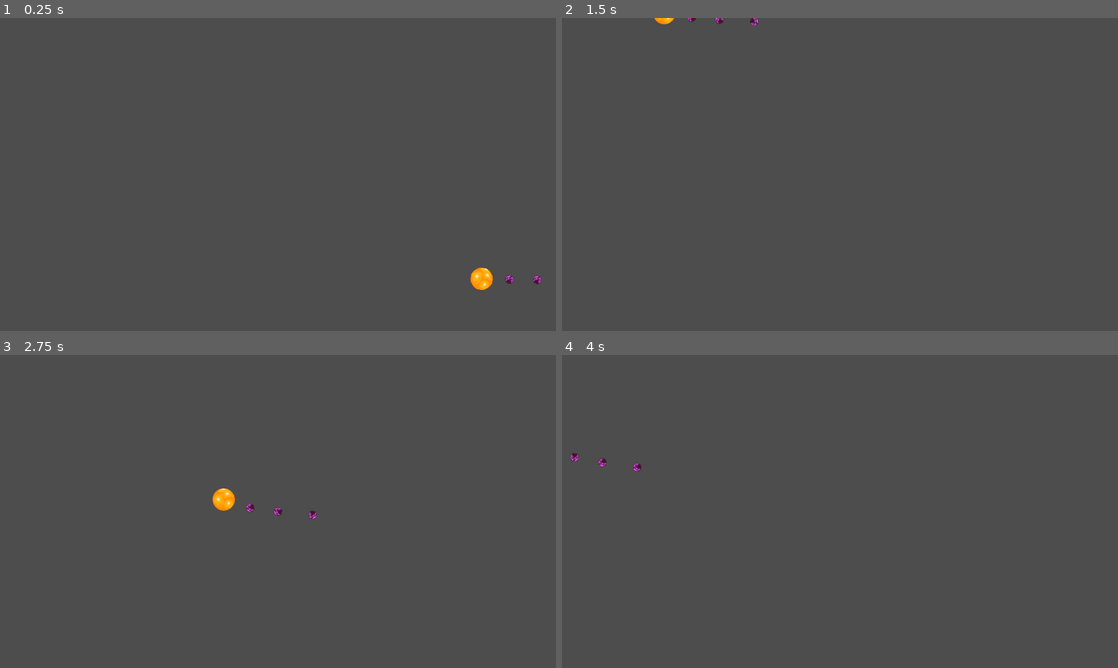
Above: before the commit, frames 1-4 (two rows, left to right).
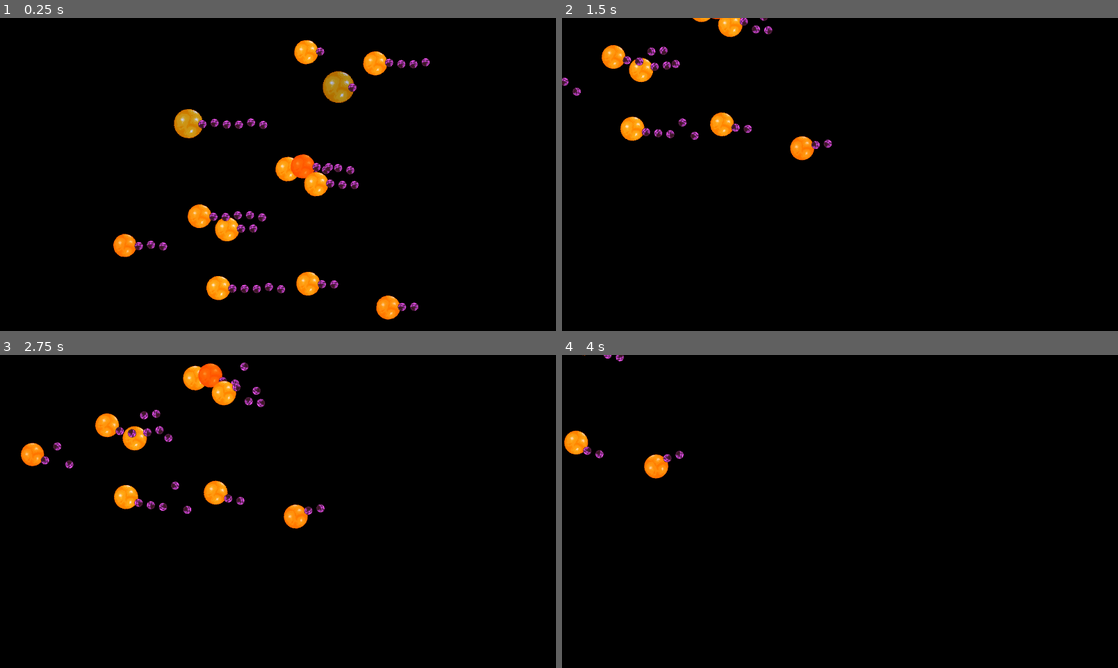
Above: after the commit, the same moments.

Repository: matthman2019/cac-space-game
Game: Godot game, scene res://entities/scenes/GAME.tscn
The game is run twice, just before and just after one commit, with the same random seed, the same clock (stepped at 60 frames per second) and the same inputs.
Inputs (mouse positions are in pixels of both pictures, inside the frame that each line leads up to):
- Up to frame 1 (0.25 s): no input
- Up to frame 2 (1.5 s): drag from (1073, 280) to (895, 105) at 0.52 s; drag from (728, 190) to (812, 237) at 1.27 s
- Up to frame 3 (2.75 s): move the mouse to (211, 389) at 2.02 s; click (211, 389) at 2.17 s
- Up to frame 4 (4 s): drag from (873, 514) to (673, 464) at 2.77 s; move the mouse to (1006, 558) at 3.52 s; click (1006, 558) at 3.67 s

The runs differ from the first frame. In frame 1, 100% of the frame differs, in the area x 0-100%, y 0-100%; in frame 2, 100%; in frame 3, 100%; in frame 4, 100%.

Commit message:
linked star generation system with current star rendering, values need adjustment

Diff:
--- a/entities/scenes/GAME.tscn
+++ b/entities/scenes/GAME.tscn
@@ -1,12 +1,9 @@
 [gd_scene format=3 uid="uid://dx3jiaxn7me3s"]
 
-[ext_resource type="PackedScene" uid="uid://b76xufvnlyj5o" path="res://entities/scenes/solarSystem.tscn" id="1_dihm6"]
 [ext_resource type="Script" uid="uid://bwhrrj44kinov" path="res://entities/scripts/camera_2d.gd" id="2_0m8qs"]
+[ext_resource type="PackedScene" uid="uid://bhaxw383vgqjt" path="res://entities/scenes/system_map.tscn" id="2_a388t"]
 
 [node name="GAME" type="Node2D" unique_id=2041336532]
-
-[node name="solarSystem" parent="." unique_id=942150147 instance=ExtResource("1_dihm6")]
-position = Vector2(586, 300)
 
 [node name="Camera2D" type="Camera2D" parent="." unique_id=1329744980]
 script = ExtResource("2_0m8qs")
@@ -27,3 +24,5 @@
 grow_vertical = 2
 mouse_filter = 2
 metadata/_edit_use_anchors_ = true
+
+[node name="SystemMap" parent="." unique_id=960484211 instance=ExtResource("2_a388t")]
--- a/entities/scripts/Planet.gd
+++ b/entities/scripts/Planet.gd
@@ -1,10 +1,12 @@
 class_name Planet
 extends Node2D
 
-var sunDistance: float
-var mass: float
-var orbitVel: float
-var firstColonizable: bool
+var MIN_SPIN_SPEED: float = 0.3
+var MAX_SPIN_SPEED: float = 1.0
+
+var planet_size: int = 0
+var planet_temperature: int = 0
+var planet_order: int = 1
 
 var star_pos: Vector2
 var orbit_size: float
@@ -12,34 +14,36 @@
 var orbitSpeed: float = 1.0
 var spinSpeed: float = 0.0
 
-var click: bool=false
+var click: bool = false
 
-func setup(s_pos: Vector2) -> void:
+func setup(s_pos: Vector2, p_data = null) -> void:
 	star_pos = s_pos
 	orbit_size = position.distance_to(star_pos)
-	orbitSpeed = (1.0 / sqrt(orbit_size / 100.0))/10
-	var direction = [-1, 1].pick_random()
-	orbitSpeed *= direction
-	spinSpeed = randf_range(0.3, 1.0) * ([-1, 1].pick_random())
+	orbitSpeed = (1.0 / sqrt(orbit_size / 100.0)) / 10.0
+	orbitSpeed *= (1 if GlobalRNG.rng.randi_range(0, 1) == 0 else -1)
+	spinSpeed = GlobalRNG.rng.randf_range(MIN_SPIN_SPEED, MAX_SPIN_SPEED)
+	spinSpeed *= (1 if GlobalRNG.rng.randi_range(0, 1) == 0 else -1)
+
+	if p_data != null:
+		planet_size = p_data.size
+		planet_temperature = p_data.temperature
+		planet_order = p_data.order
 
 func _process(delta: float) -> void:
 	angle += orbitSpeed * delta
 	position = star_pos + Vector2(cos(angle) * orbit_size, sin(angle) * orbit_size)
 	rotation += spinSpeed * delta
 
+func _ready():
+	$Area2D.connect("input_event", _on_static_body_2d_input_event)
+	$Area2D.connect("mouse_exited", _on_static_body_2d_mouse_exited)
+
 func _on_static_body_2d_input_event(viewport: Node, event: InputEvent, shape_idx: int) -> void:
-	#print("static 2d imput")
 	if event is InputEventMouseButton and not click:
 		click = true
 		var camera = get_viewport().get_camera_2d()
 		if camera != null:
 			camera.followed_planet = self
 
-func _ready():
-	$Area2D.connect("input_event", _on_static_body_2d_input_event)
-	$Area2D.connect("mouse_exited", _on_static_body_2d_mouse_exited)
-
-
 func _on_static_body_2d_mouse_exited() -> void:
-	#print("mouse exited")
 	click = false
--- a/entities/scripts/SystemGenerationFunctions.gd
+++ b/entities/scripts/SystemGenerationFunctions.gd
@@ -1,8 +1,6 @@
-## A static class to help with star generation.
 class_name StarGeneration extends Node
 
 static var vowels = ["a", "e", "i", "o", "u", "y"]
-# dipthongs can be any combination of vowels
 static var consonants = ["b", "c", "d", "f", "g", "h", "j", "k", "l", "m", "n", "p", "q", "r", "s", "t", "v", "w", "x", "z"]
 
 enum StarSize {
@@ -16,16 +14,12 @@
 }
 
 static func weighted_randint(args : Array[Array]) -> int:
-	# check that the probabilities given equal 1
 	var probabilitySum = 0.0
 	for possibilityTuple in args:
 		probabilitySum += possibilityTuple[1]
 	if abs(1 - probabilitySum) > 0.001:
 		push_error("The sum of probabilities does not equal 1!")
 
-	# the way this works is: we add the possibility[1] (the probability) to possibilitySum every iteration of the loop.
-	# if randomNumber is less than possiblitySum, we return possibility[0].
-	# otherwise, we keep going with the loop.
 	var possibilitySum = 0
 	var randomNumber = GlobalRNG.rng.randf()
 
@@ -37,53 +31,40 @@
 			continue
 	return 0
 
-static func chance_boolean(probabilityTrue:float=0.5) -> bool:
-	if randf() < probabilityTrue:
-		return true
-	else:
-		return false
-
+static func chance_boolean(probabilityTrue: float = 0.5) -> bool:
+	return GlobalRNG.rng.randf() < probabilityTrue
 
 static func generate_random_name():
 	var finalName = ''
 	var wordCount = weighted_randint([[1, 0.7], [2, 0.25], [3, 0.05]])
 
 	for wordNumber in range(wordCount):
-
 		var syllableCount = weighted_randint([[1, 0.1], [2, 0.3], [3, 0.4], [4, 0.2]])
 
 		for syllable in range(syllableCount):
-			# starting consonant
 			if chance_boolean(0.8):
-				finalName += consonants.pick_random()
+				finalName += consonants[GlobalRNG.rng.randi_range(0, consonants.size() - 1)]
 
-			# dipthong (or vowel) chance
 			if chance_boolean(0.2):
-				finalName += vowels.pick_random() + vowels.pick_random()
+				finalName += vowels[GlobalRNG.rng.randi_range(0, vowels.size() - 1)]
+				finalName += vowels[GlobalRNG.rng.randi_range(0, vowels.size() - 1)]
 			else:
-				finalName += vowels.pick_random()
+				finalName += vowels[GlobalRNG.rng.randi_range(0, vowels.size() - 1)]
 
-			# ending consonant pair
 			for i in range(weighted_randint([[0, 0.8], [1, 0.2]])):
-				finalName += consonants.pick_random()
+				finalName += consonants[GlobalRNG.rng.randi_range(0, consonants.size() - 1)]
 
-		if wordNumber != wordCount-1:
+		if wordNumber != wordCount - 1:
 			finalName += ' '
 
-	# ending number
 	if chance_boolean(0.2):
-		finalName += ' - {}'.format(GlobalRNG.rng.randi_range(0, 15))
+		finalName += ' - {0}'.format([GlobalRNG.rng.randi_range(0, 15)])
 
-	# make sure our name isn't something stupid
-	# if it's too short, generate a new name and return it
 	if len(finalName) <= 2:
 		return generate_random_name()
 	else:
 		return finalName
 
-# credit to @AymericG on stackoverflow from this post:
-# https://stackoverflow.com/questions/21977786/star-b-v-color-index-to-apparent-rgb-color
-## From my old galaxy generator. Turns black body value to color
 static func bv2rgb(bv):
 	if bv < -0.40: bv = -0.40
 	if bv > 2.00: bv = 2.00
@@ -93,51 +74,53 @@
 	var b = 0.0
 	var t
 
-	if  -0.40 <= bv and bv <0.00:
-		t=(bv+0.40)/(0.00+0.40)
-		r=0.61+(0.11*t)+(0.1*t*t)
-	elif 0.00 <= bv and bv <0.40:
-		t=(bv-0.00)/(0.40-0.00)
-		r=0.83+(0.17*t)
-	elif 0.40 <= bv and bv <2.10:
-		t=(bv-0.40)/(2.10-0.40)
-		r=1.00
+	if -0.40 <= bv and bv < 0.00:
+		t = (bv + 0.40) / (0.00 + 0.40)
+		r = 0.61 + (0.11 * t) + (0.1 * t * t)
+	elif 0.00 <= bv and bv < 0.40:
+		t = (bv - 0.00) / (0.40 - 0.00)
+		r = 0.83 + (0.17 * t)
+	elif 0.40 <= bv and bv < 2.10:
+		t = (bv - 0.40) / (2.10 - 0.40)
+		r = 1.00
 
-	if  -0.40 <= bv and bv <0.00:
-		t=(bv+0.40)/(0.00+0.40)
-		g=0.70+(0.07*t)+(0.1*t*t)
-	elif 0.00 <= bv and bv <0.40:
-		t=(bv-0.00)/(0.40-0.00)
-		g=0.87+(0.11*t)
-	elif 0.40 <= bv and bv <1.60:
-		t=(bv-0.40)/(1.60-0.40)
-		g=0.98-(0.16*t)
-	elif 1.60 <= bv and bv <2.00:
-		t=(bv-1.60)/(2.00-1.60)
-		g=0.82-(0.5*t*t)
-	if  -0.40 <= bv and bv <0.40:
-		t=(bv+0.40)/(0.40+0.40)
-		b=1.00
-	elif 0.40 <= bv and bv <1.50:
-		t=(bv-0.40)/(1.50-0.40)
-		b=1.00-(0.47*t)+(0.1*t*t)
-	elif 1.50 <= bv and bv <1.94:
-		t=(bv-1.50)/(1.94-1.50)
-		b=0.63-(0.6*t*t)
+	if -0.40 <= bv and bv < 0.00:
+		t = (bv + 0.40) / (0.00 + 0.40)
+		g = 0.70 + (0.07 * t) + (0.1 * t * t)
+	elif 0.00 <= bv and bv < 0.40:
+		t = (bv - 0.00) / (0.40 - 0.00)
+		g = 0.87 + (0.11 * t)
+	elif 0.40 <= bv and bv < 1.60:
+		t = (bv - 0.40) / (1.60 - 0.40)
+		g = 0.98 - (0.16 * t)
+	elif 1.60 <= bv and bv < 2.00:
+		t = (bv - 1.60) / (2.00 - 1.60)
+		g = 0.82 - (0.5 * t * t)
+
+	if -0.40 <= bv and bv < 0.40:
+		t = (bv + 0.40) / (0.40 + 0.40)
+		b = 1.00
+	elif 0.40 <= bv and bv < 1.50:
+		t = (bv - 0.40) / (1.50 - 0.40)
+		b = 1.00 - (0.47 * t) + (0.1 * t * t)
+	elif 1.50 <= bv and bv < 1.94:
+		t = (bv - 1.50) / (1.94 - 1.50)
+		b = 0.63 - (0.6 * t * t)
 
 	return Color.from_rgba8(round(r * 255), round(g * 255), round(b * 255))
 
-static func uniform(from : float, to : float):
+static func uniform(from: float, to: float):
 	return GlobalRNG.rng.randf_range(from, to)
+
 static func MakeStar():
 	var starName = generate_random_name()
 	var size = weighted_randint([[0, 0.001], [1, 0.05], [2, 0.149], [3, 0.1], [4, 0.15], [5, 0.25], [6, 0.3]])
-	var starColor = 0
-	var starSize = 0
+	var starColor = Color.WHITE
+	var starSize = 1.0
 	match size:
 		StarSize.O:
 			starColor = bv2rgb(uniform(-0.4, -0.2))
-			starSize = uniform(6.6, 10)
+			starSize = uniform(6.6, 10.0)
 		StarSize.B:
 			starColor = bv2rgb(uniform(-0.2, 0.0))
 			starSize = uniform(1.8, 6.6)
--- a/entities/scripts/camera_2d.gd
+++ b/entities/scripts/camera_2d.gd
@@ -4,7 +4,7 @@
 var drag_start: Vector2
 var has_dragged: bool = false
 
-var zoom_min: float = 0.1
+var zoom_min: float = 0.08
 var zoom_max: float = 8.0
 var zoom_speed: float = 0.1
 
--- a/entities/scripts/solar_system.gd
+++ b/entities/scripts/solar_system.gd
@@ -2,23 +2,47 @@
 
 var planet_scene = preload("res://entities/scenes/planet.tscn")
 
-@onready var sprite = $Star/Sprite2D
+@onready var star_sprite = $Star/Sprite2D
 
-var starMass: float
-var starLife: float
+var BASE_ORBIT_DISTANCE: float = 40.0
+var ORBIT_SPACING: float = 35.0
+var MIN_STAR_ROTATION: float = 0.05
+var MAX_STAR_ROTATION: float = 0.2
+var STAR_BASE_SCALE: float = 1.0
+var STAR_SIZE_SCALE: float = 0.08
+
 var rotation_speed: float
-
-func _ready() -> void:
-	add_planet(80.0)
-	add_planet(160.0)
-	add_planet(260.0)
-	rotation_speed = randf_range(0.05, 0.2) * ([-1, 1].pick_random())
+var star_name: String = ""
 
 func _process(delta: float) -> void:
-	sprite.rotation += rotation_speed * delta
+	star_sprite.rotation += rotation_speed * delta
 
-func add_planet(orbit: float) -> void:
+func load_system(system) -> void:
+	for child in get_children():
+		if child is Planet:
+			child.queue_free()
+
+	rotation_speed = GlobalRNG.rng.randf_range(MIN_STAR_ROTATION, MAX_STAR_ROTATION)
+	if GlobalRNG.rng.randi_range(0, 1) == 0:
+		rotation_speed *= -1.0
+
+	if system == null:
+		for i in range(3):
+			add_planet(BASE_ORBIT_DISTANCE + i * ORBIT_SPACING, null)
+		return
+
+	star_name = system.stars[0].name
+	print("generated star "+star_name)
+	star_sprite.modulate = system.stars[0].color
+	var s = STAR_BASE_SCALE + system.stars[0].size * STAR_SIZE_SCALE
+	star_sprite.scale = Vector2(s, s)
+
+	for planet_data in system.planets:
+		var orbit = BASE_ORBIT_DISTANCE + (planet_data.order - 1) * ORBIT_SPACING
+		add_planet(orbit, planet_data)
+
+func add_planet(orbit: float, planet_data) -> void:
 	var planet = planet_scene.instantiate()
 	planet.position = Vector2(orbit, 0)
 	add_child(planet)
-	planet.setup($Star.position)
+	planet.setup($Star.position, planet_data)
--- a/entities/scripts/system_map.gd
+++ b/entities/scripts/system_map.gd
@@ -1,79 +1,76 @@
+class_name SystemMap
 extends Node2D
 
-
+var solar_system_scene = preload("res://entities/scenes/solarSystem.tscn")
 
 class StarData:
-	var name : String = "Star"
-	var color : Color = Color.GREEN
-	var size : StarGeneration.StarSize = StarGeneration.StarSize.O
-	func _init(starName : String, starColor : Color, starSize : StarGeneration.StarSize):
+	var name: String = "Star"
+	var color: Color = Color.WHITE
+	var size: float = 1.0
+	func _init(starName: String, starColor: Color, starSize: float):
 		name = starName
 		color = starColor
 		size = starSize
 
-
-
 class PlanetData:
-	var size = 6 or 7
-	var temperature = 6 or 7
-	var order = 1
-	var resources = []
-	func _init(planetSize : int, planetTemp : int, systemOrder : int, planetResources : Array):
+	var size: int = 0
+	var temperature: int = 0
+	var order: int = 1
+	var resources: Array = []
+	func _init(planetSize: int, planetTemp: int, systemOrder: int, planetResources: Array):
 		size = planetSize
 		temperature = planetTemp
 		order = systemOrder
 		resources = planetResources
 
 class System:
-	var location : Vector2 = Vector2(0, 0)
-	var planets : Array[PlanetData] = []
-	var stars : Array[StarData] = []
-	func _init(pos : Vector2, planetList : Array[PlanetData], starList : Array[StarData]):
+	var location: Vector2 = Vector2(0, 0)
+	var planets: Array = []
+	var stars: Array = []
+	func _init(pos: Vector2, planetList: Array, starList: Array):
 		location = pos
 		planets = planetList
 		stars = starList
 
-# for now, lets say 2 pixels is two light years.
+var UNIVERSE_SEED: int = 67676
+var GALAXY_RADIUS: int = 500
+var GALAXY_CENTER: Vector2 = Vector2(0, 0)
+var MIN_SYSTEMS: int = 10
+var MAX_SYSTEMS: int = 15
+var MIN_PLANETS: int = 1
+var MAX_PLANETS: int = 6
+var MIN_PLANET_SIZE: int = 10
+var MAX_PLANET_SIZE: int = 100
+var MIN_PLANET_TEMP: int = 40
+var MAX_PLANET_TEMP: int = 1000
 
-# Generation Parameters
+var systemList: Array = []
 
-## Seed is the seed that we're using to make our universe
-var seed : int = 42
-## radius is the size of the galaxy (in light-years)
-var radius : int = 200
-## center is the center position of the galaxy
-var center : Vector2 = Vector2(0, 0)
+func _ready() -> void:
+	GlobalRNG.rng.seed = UNIVERSE_SEED
 
-var systemList : Array[System] = []
+	for i in range(GlobalRNG.rng.randi_range(MIN_SYSTEMS, MAX_SYSTEMS)):
+		var pos = Vector2(GALAXY_RADIUS * 2, GALAXY_RADIUS * 2)
+		while (pos - GALAXY_CENTER).length() > GALAXY_RADIUS:
+			pos = Vector2(
+				GlobalRNG.rng.randf_range(-GALAXY_RADIUS, GALAXY_RADIUS),
+				GlobalRNG.rng.randf_range(-GALAXY_RADIUS, GALAXY_RADIUS)
+			)
 
-# Called when the node enters the scene tree for the first time.
-func _ready() -> void:
-	var rng = GlobalRNG.rng # this SHOULD be passed by reference.
-	rng.seed = seed
+		var planetList: Array = []
+		for j in range(MIN_PLANETS, GlobalRNG.rng.randi_range(MIN_PLANETS + 1, MAX_PLANETS + 1)):
+			planetList.append(PlanetData.new(
+				GlobalRNG.rng.randi_range(MIN_PLANET_SIZE, MAX_PLANET_SIZE),
+				GlobalRNG.rng.randi_range(MIN_PLANET_TEMP, MAX_PLANET_TEMP),
+				j,
+				[]
+			))
 
-	# System generation
-	for i in range(rng.randi_range(200, 250)):
-		# we do it like this for an even spread of systems
-		var pos = Vector2(radius, radius)
-		while (pos - center).length() > radius:
-			pos = Vector2(rng.randf_range(-radius, radius), rng.randf_range(-radius, radius))
-
-		# planet generation
-		var planetList : Array[PlanetData] = []
-		for j in range(1, rng.randi_range(2, 7)):
-			var newSize = rng.randi_range(10, 100)
-			var newTemperature = rng.randi_range(40, 1000)
-			var newPlanet = PlanetData.new(newSize, newTemperature, j, [])
-			planetList.append(newPlanet)
-
-		# star generation
 		var starArray = StarGeneration.MakeStar()
-		var star = StarData.new(starArray[0], starArray[1], starArray[2])
-
-		var system = System.new(pos, planetList, [star])
+		var system = System.new(pos, planetList, [StarData.new(starArray[0], starArray[1], starArray[2])])
 		systemList.append(system)
 
-
-func _draw():
-	for system in systemList:
-		draw_circle(system.location, system.stars[0].size, system.stars[0].color)
+		var solarSys = solar_system_scene.instantiate()
+		solarSys.position = pos
+		add_child(solarSys)
+		solarSys.load_system(system)
--- a/project.godot
+++ b/project.godot
@@ -36,3 +36,4 @@
 rendering_device/driver.windows="d3d12"
 renderer/rendering_method="gl_compatibility"
 renderer/rendering_method.mobile="gl_compatibility"
+environment/defaults/default_clear_color=Color(0, 0, 0, 1)
